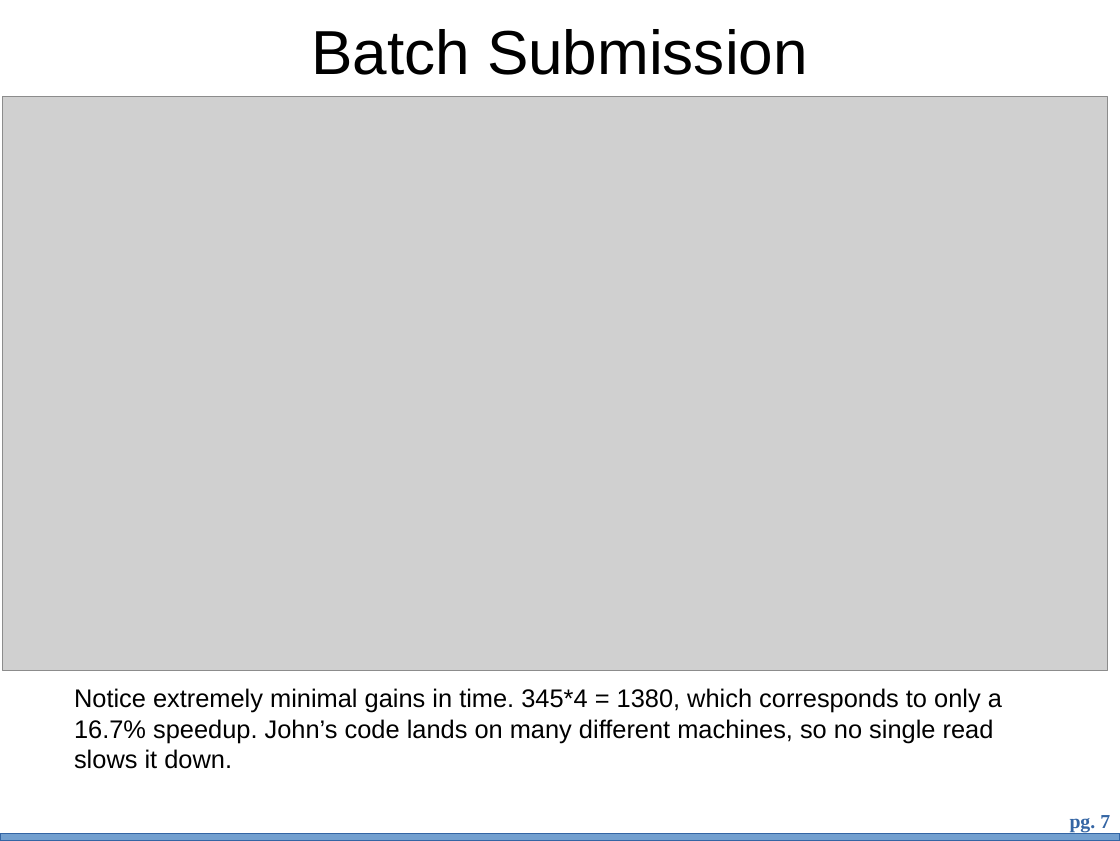
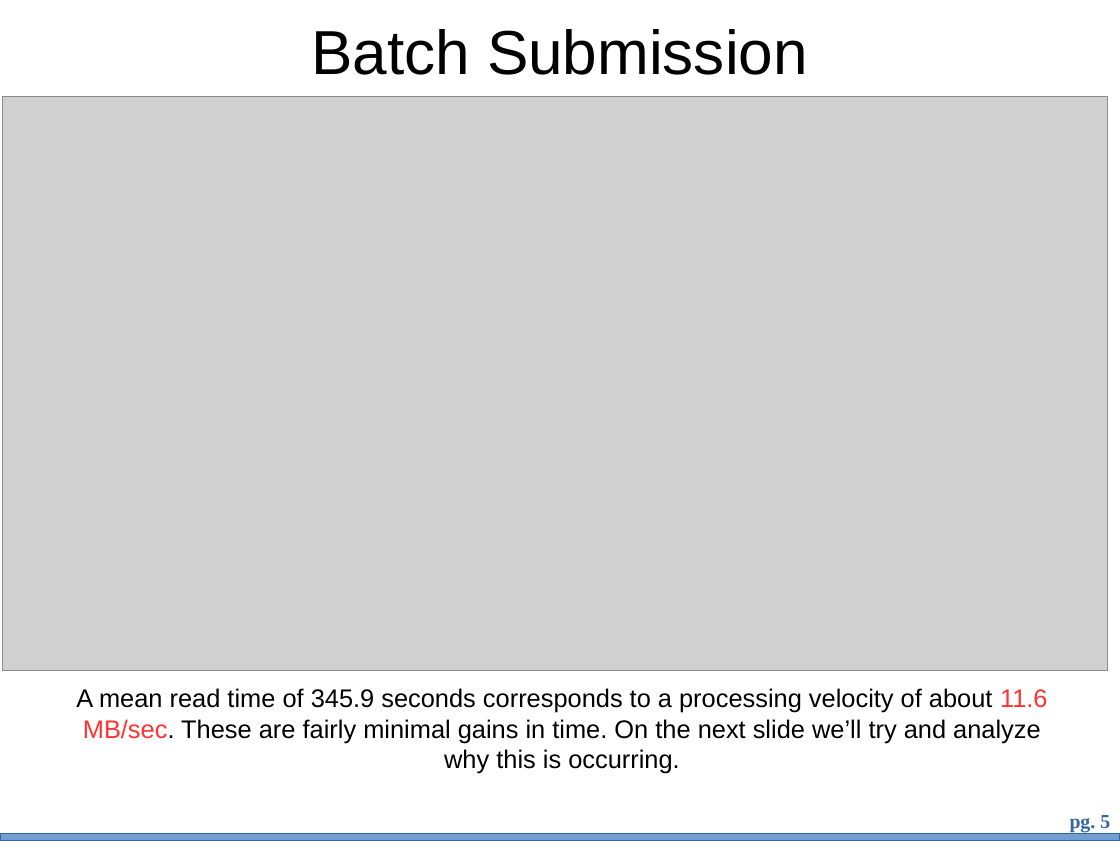
Before and after one commit to bth5032/smartsubmit, a slide deck: slide 5 of Presentations/benchmarking/bench.odp (slide 7 before the commit). Drawn at 1120x841 pixels with LibreOffice and Linux fonts; fonts in the diff are those of the drawing; grey boxes stand for pictures; background and template pictures are left out. Boxes give left, top, right and bottom in pixels: in the first picture for what was removed or moved away, otherwise in the second. Text is boxed around its words. In the diff, an @@ line names an element or a change of style, - is before the commit and + after.

```diff
--- a/Presentations/benchmarking/bench.odp
+++ b/Presentations/benchmarking/bench.odp
@@ text at box(76, 688, 1048, 774): text changed @@
-Notice extremely minimal gains in time. 345*4 = 1380, which corresponds to only a 16.7% speedup. John’s code lands on many different machines, so no single read slows it down.
+A mean read time of 345.9 seconds corresponds to a processing velocity of about 11.6 MB/sec. These are fairly minimal gains in time. On the next slide we’ll try and analyze why this is occurring.
@@ page number at box(1070, 815, 1110, 832): text changed @@
-pg. 7
+pg. 5
```
Also in this commit, not shown: 2 other slides changed, 3 slides added, 3 slides removed, 2 other files.
